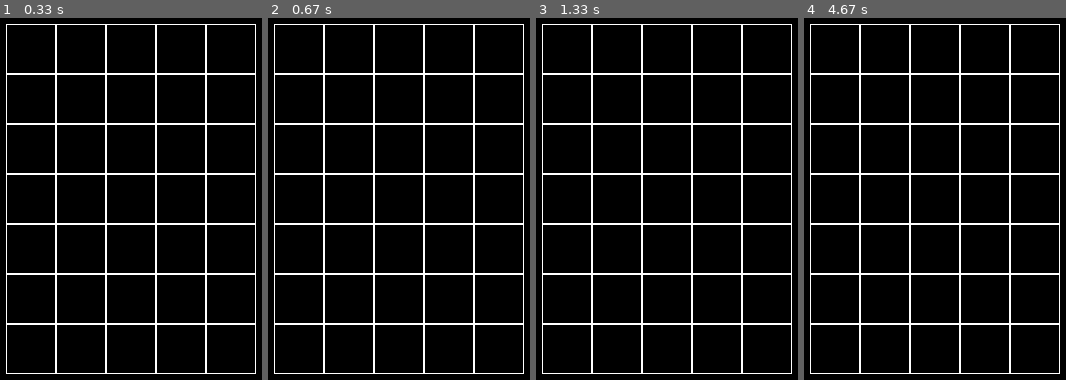
Above: before the commit, frames 1-4 (left to right).
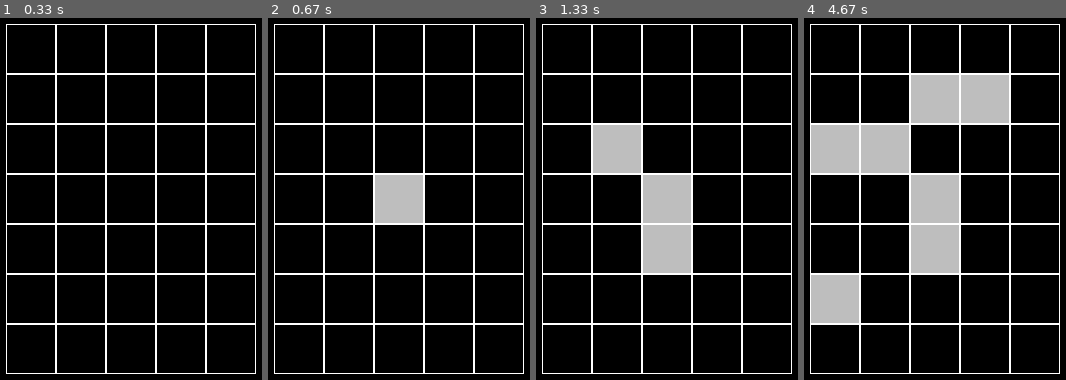
Above: after the commit, the same moments.

Repository: alexander-karpachev/YL
Game: pygame game, started from Pygame/PyGame03-01.py
Two runs of this game, one before a commit and one after it. Both use one fixed random seed, a clock stepped at 60 frames per second and the inputs below.
Inputs (mouse positions are in pixels of both pictures, inside the frame that each line leads up to):
- Up to frame 1 (0.33 s): no input
- Up to frame 2 (0.67 s): click (372, 173) at 0.38 s
- Up to frame 3 (1.33 s): click (651, 227) at 0.72 s; click (596, 133) at 1.05 s
- Up to frame 4 (4.67 s): click (921, 104) at 1.88 s; click (997, 101) at 3.22 s; click (851, 282) at 4.05 s; click (859, 148) at 4.38 s

Frame 1 is identical in both runs. In frame 2, 2.4% of the frame differs, in the area x 40-60%, y 43-57%; in frame 3, 7.3%; in frame 4, 17%, in the area x 2-79%, y 15-85%.

Commit message:
Test neighbours4 function (succes)

Diff:
--- a/Pygame/PyGame03-01.py
+++ b/Pygame/PyGame03-01.py
@@ -60,11 +60,7 @@
             return
         if not 0 <= col <= self.width - 1:
             return
-        #self.board[row][col] = int(not self.board[row][col])
-        for i in self.neighbours4(cell):
-            r, c = cell
-            self.board[r][c] = int(not self.board[r][c])
-
+        self.board[row][col] = int(not self.board[row][col])
 
     def get_cell(self, mouse_pos):
         x, y = mouse_pos
@@ -84,13 +80,11 @@
     def neighbours4(self, cell):
         row, col = cell
         return [
-            (min(self.height, row+1), col),
+            (min(self.height-1, row+1), col),
             (max(0, row-1), col),
-            (row, min(self.width, col+1)),
+            (row, min(self.width-1, col+1)),
             (row, max(0, col-1))]
-        #return [(r, c) for c in range(max(0, col-1), min(self.width, col+2))
-        #        for r in range(max(0, row-1), min(self.height, row+2))
-        #        if (r, c) != (row, col)]
+
 
 def main():
     pygame.init()
